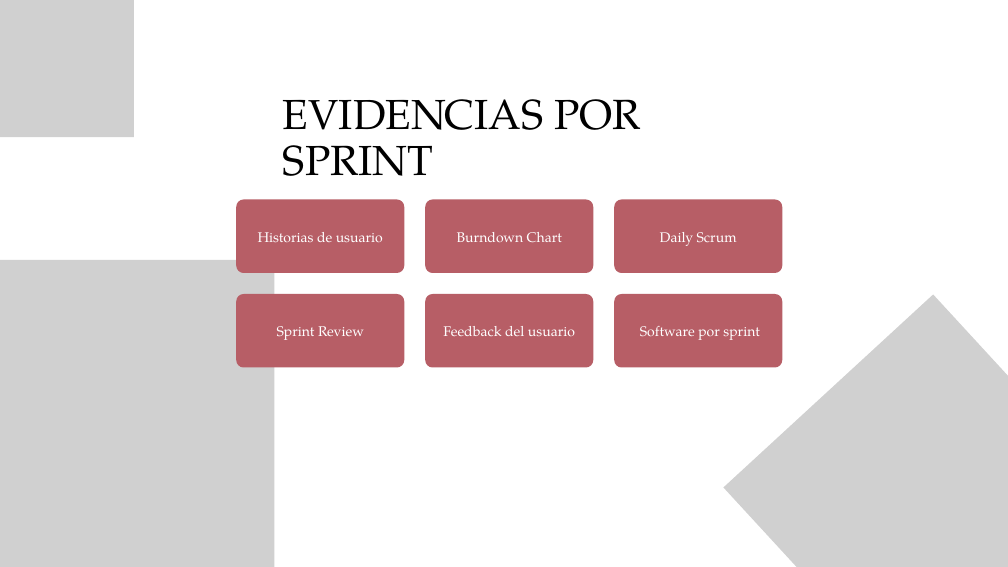
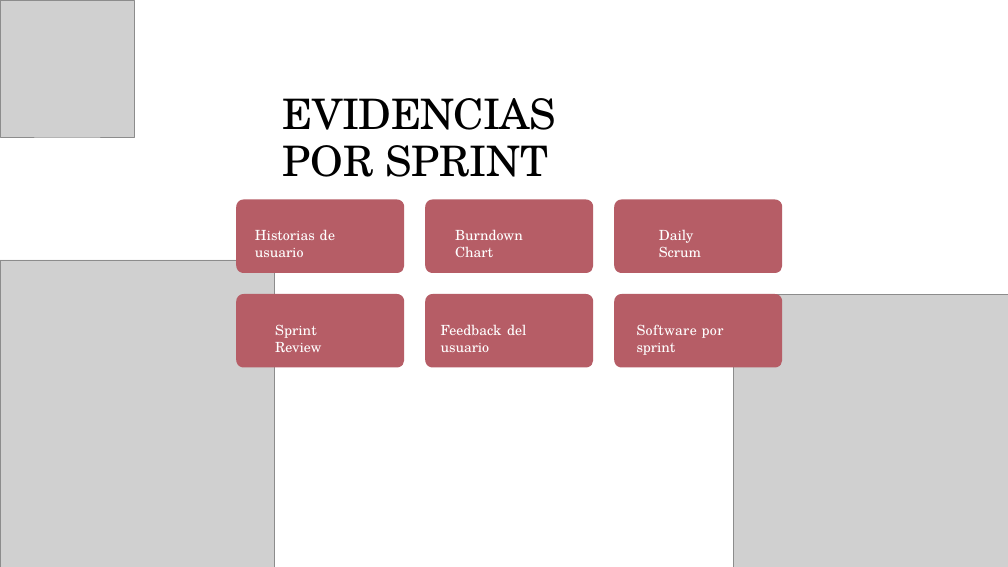
Before and after one commit to mpdp40/Proyecto_Optimisacion_MANANI-, a slide deck: slide 14 of fase 1/Evidencias_Grupales/Presentacíon Proyecto.pptx (slide 13 before the commit). Drawn at 1008x567 pixels with LibreOffice and Linux fonts; fonts in the diff are those of the drawing; grey boxes stand for pictures. Boxes give left, top, right and bottom in pixels: in the first picture for what was removed or moved away, otherwise in the second. Text is boxed around its words. In the diff, an @@ line names an element or a change of style, - is before the commit and + after.

```diff
--- a/fase 1/Evidencias_Grupales/Presentacíon Proyecto.pptx
+++ b/fase 1/Evidencias_Grupales/Presentacíon Proyecto.pptx
@@ picture removed at [0, 0, 134, 137] @@
@@ picture added at [0, 0, 134, 137] @@
@@ title "EVIDENCIAS POR SPRINT" at [283, 98, 556, 177]: font TeX Gyre Pagella to TeX Gyre Schola; letter spacing 0 to -0.8 pt in "EVIDENCIAS"; letter spacing 0 to -0.2 pt in "POR"; letter spacing 0 to -0.1 pt in "SPRINT"; indent changed; more space between paragraphs @@
@@ text "Historias de usuario" at [255, 229, 336, 257]: font TeX Gyre Pagella to TeX Gyre Schola; letter spacing 0 to 0.8 pt in "de"; letter spacing 0 to -0.1 pt in "usuario"; alignment centre to left; indent changed; line spacing 28pt to 1; more space between paragraphs; vertical alignment middle to top @@
@@ text "Burndown Chart" at [455, 229, 523, 257]: font TeX Gyre Pagella to TeX Gyre Schola; letter spacing 0 to -0.1 pt in "Chart"; alignment centre to left; indent changed; line spacing 28pt to 1; more space between paragraphs; vertical alignment middle to top @@
@@ text "Daily Scrum" at [659, 230, 701, 257]: font TeX Gyre Pagella to TeX Gyre Schola; letter spacing 0 to -0.1 pt in "Scrum"; alignment centre to left; indent changed; line spacing 28pt to 1; more space between paragraphs; vertical alignment middle to top @@
@@ fill #B75E66 to #B65D66; outline redrawn in 6 elements at [236, 200, 404, 273], [425, 200, 593, 273], [614, 200, 782, 273], [236, 294, 404, 367], [425, 294, 593, 367], [614, 294, 782, 367] @@
@@ picture removed at [723, 294, 1008, 567] @@
@@ picture added at [733, 294, 1008, 567] @@
@@ text "Sprint Review" at [275, 325, 321, 352]: font TeX Gyre Pagella to TeX Gyre Schola; letter spacing 0 to -0.1 pt in "Review"; alignment centre to left; indent changed; line spacing 28pt to 1; more space between paragraphs; vertical alignment middle to top @@
@@ text "Feedback del usuario" at [441, 324, 526, 352]: font TeX Gyre Pagella to TeX Gyre Schola; letter spacing 0 to -0.1 pt in "usuario"; alignment centre to left; indent changed; line spacing 28pt to 1; more space between paragraphs; vertical alignment middle to top @@
@@ text "Software por sprint" at [637, 324, 724, 355]: font TeX Gyre Pagella to TeX Gyre Schola; letter spacing 0 to 0.5 pt in "Software por"; letter spacing 0 to -0.1 pt in "sprint"; alignment centre to left; indent changed; line spacing 28pt to 1; more space between paragraphs; vertical alignment middle to top @@
```
Also in this commit, not shown: 19 other slides changed.
